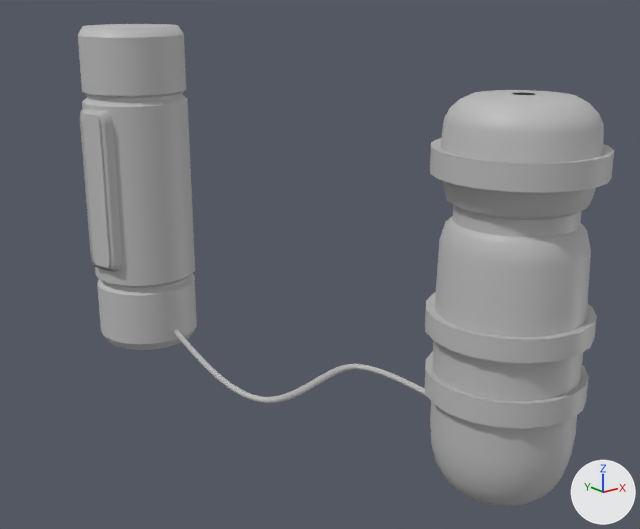
The FBX model Assets/Meshes/Props/Station 3/SM_LittlePump_001.fbx: old version first, new version second.
One viewpoint serves both versions: a 50 mm lens placed at (-0.923, -0.735, 0.7), pointed at (-0.083, 0.315, 0.28). The axes (+X, +Y, +Z) are drawn at lower right. The lights are the same throughout. Where no turn or scale is listed for an object, it has been applied to the vertices.

Objects in the first picture: 'SM_LittlePump_001'.
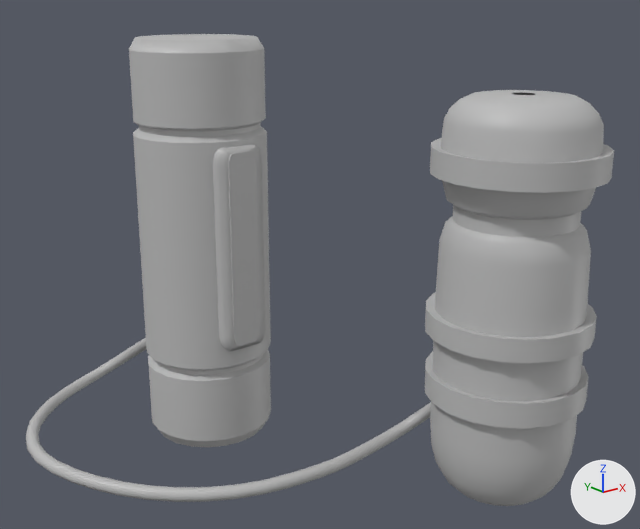
Where the newer file only moved an object's origin or applied its transform, the numbers keep the older frame.

Boxes [x1, y1, x2, y2] around the edits, measured in the pictures (640 x 529 px; the box of a moved part takes in the faces that stretch with it):
'SM_LittlePump_001', reshaped (10% wider): before [78, 24, 614, 506]; after [26, 34, 614, 506]
part 1 of me_mesh, moved or reshaped: before [78, 24, 197, 350]; after [129, 34, 271, 447]
part 2 of me_mesh, moved or reshaped: before [80, 109, 122, 272]; after [213, 144, 265, 351]
part 3 of me_mesh, added: after [26, 338, 431, 502]
part 4 of me_mesh, deleted: before [174, 329, 428, 403]

Edits to the bpy script that builds the scene:
```text
Change me_mesh:
    used by ob_sm_littlepump_001; location = (0.0, 0.001, 0.003)
    remove me_mesh.from_pydata(...)  # 1624 vertices, 1573 faces; spans x -0.227..0.117, y -0.117..0.954, z -0.001..0.627
    add me_mesh.from_pydata(...)  # 1160 vertices, 1109 faces; spans x -0.511..0.117, y -0.117..0.708, z -0.002..0.627
    me_mesh part 1: the loose piece of 240 vertices spanning x -0.213..-0.01, y 0.752..0.954, z -0.001..0.627 is turned 75 degrees about the z axis through its middle, then moved by (-0.11, -0.421, 0.0)
    me_mesh part 2: the loose piece of 96 vertices spanning x -0.227..-0.187, y 0.789..0.866, z 0.168..0.478 is turned 75 degrees about the z axis through its middle, then moved by (-0.015, -0.493, 0.0)
    me_mesh part 3: a new loose piece of 264 vertices spanning x -0.511..0.04, y 0.101..0.708, z -0.002..0.138, in mat_m_room_001 (grey #bcbcbc)
    me_mesh part 4: the loose piece of 728 vertices spanning x -0.163..0.112, y 0.018..0.782, z 0.012..0.036 is deleted
```
